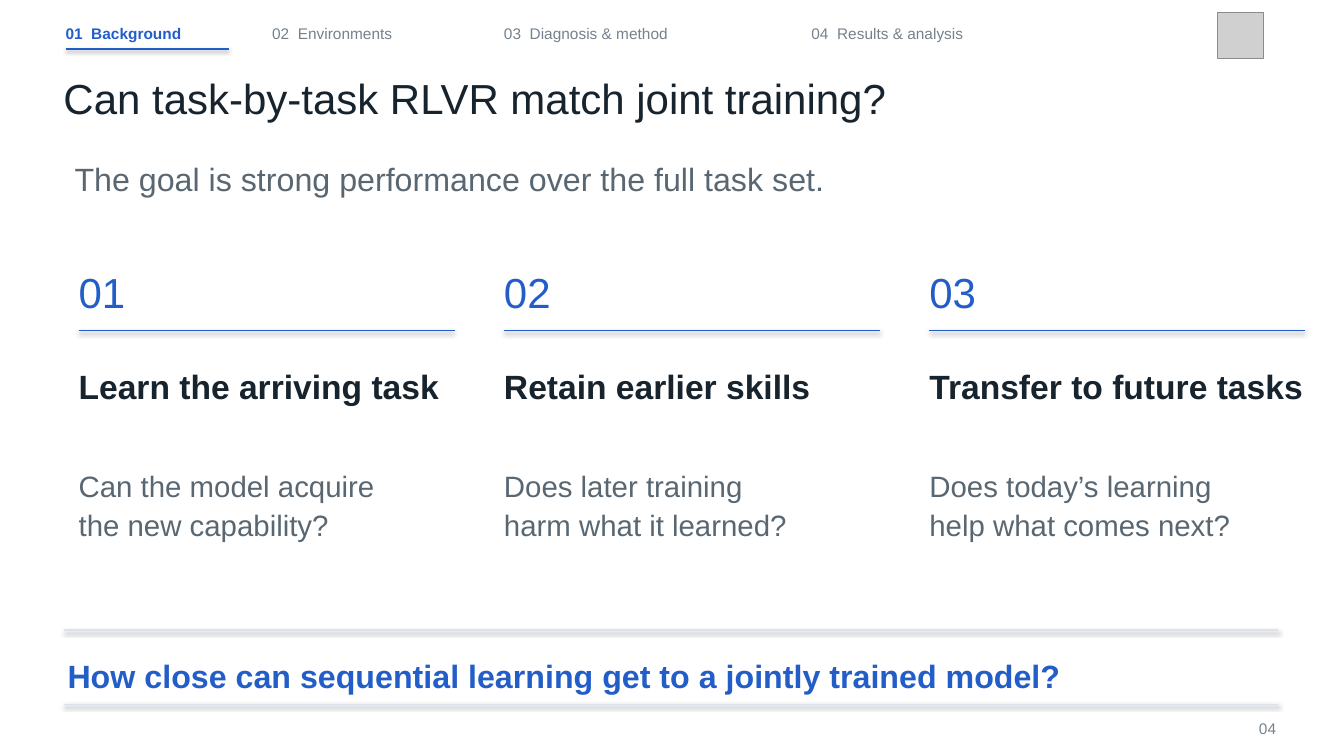
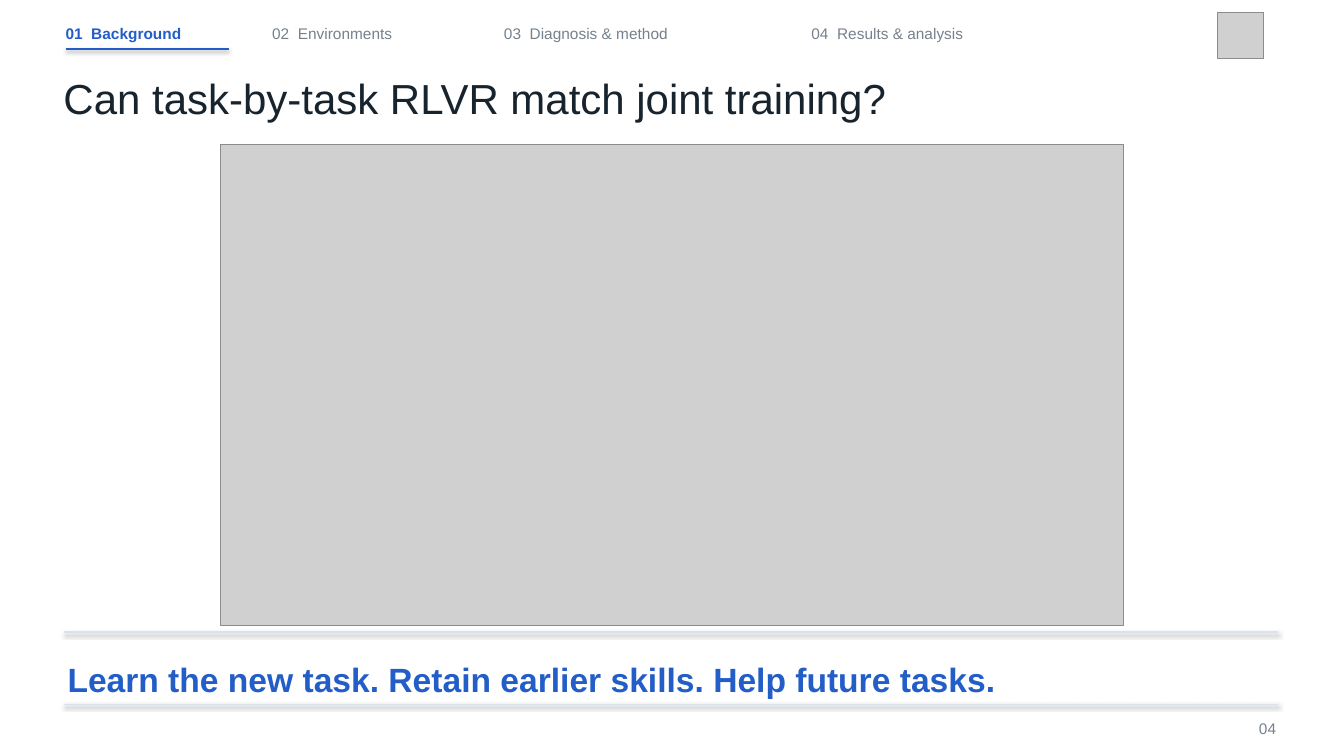
Before and after one commit to crg-rl/crg-rl.github.io, a slide deck: slide 4 of assets/slides/continual-reasoning-gym-slides.pptx. Drawn at 1344x756 pixels with LibreOffice and Linux fonts; fonts in the diff are those of the drawing; grey boxes stand for pictures. Boxes give left, top, right and bottom in pixels: in the first picture for what was removed or moved away, otherwise in the second. Text is boxed around its words. In the diff, an @@ line names an element or a change of style, - is before the commit and + after.

Commit message:
Explain the Background with task-flow illustrations

```diff
--- a/assets/slides/continual-reasoning-gym-slides.pptx
+++ b/assets/slides/continual-reasoning-gym-slides.pptx
@@ picture added at (x1=221, y1=144, x2=1124, y2=626) @@
@@ text removed at (x1=75, y1=167, x2=824, y2=198) @@
-The goal is strong performance over the full task set.
@@ text removed at (x1=79, y1=278, x2=126, y2=309) @@
-01
@@ text removed at (x1=504, y1=278, x2=551, y2=309) @@
-02
@@ text removed at (x1=929, y1=278, x2=976, y2=309) @@
-03
@@ line removed from (79, 331) to (455, 331) @@
@@ line removed from (504, 331) to (880, 331) @@
@@ line removed from (930, 331) to (1306, 331) @@
@@ text removed at (x1=79, y1=374, x2=439, y2=406) @@
-Learn the arriving task
@@ text removed at (x1=504, y1=374, x2=810, y2=400) @@
-Retain earlier skills
@@ text removed at (x1=929, y1=374, x2=1303, y2=400) @@
-Transfer to future tasks
@@ text removed at (x1=79, y1=475, x2=374, y2=542) @@
-Can the model acquire
-the new capability?
@@ text removed at (x1=504, y1=475, x2=786, y2=537) @@
-Does later training
-harm what it learned?
@@ text removed at (x1=929, y1=475, x2=1230, y2=542) @@
-Does today’s learning
-help what comes next?
@@ text at (x1=68, y1=667, x2=995, y2=699): text changed; size 23 to 24 pt @@
-How close can sequential learning get to a jointly trained model?
+Learn the new task. Retain earlier skills. Help future tasks.
```
Also in this commit, not shown: 1 other slide changed, 13 other files.
